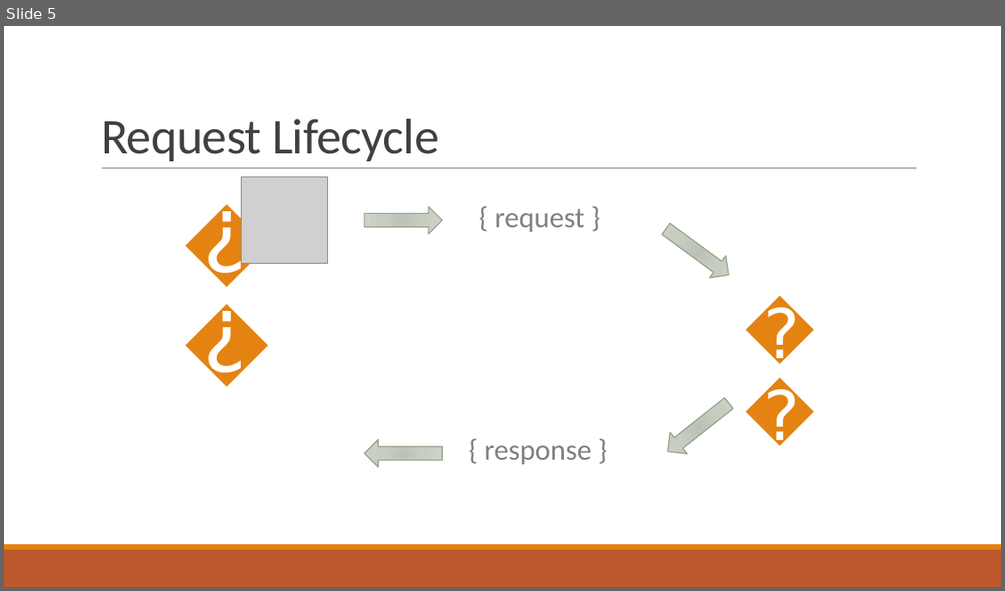
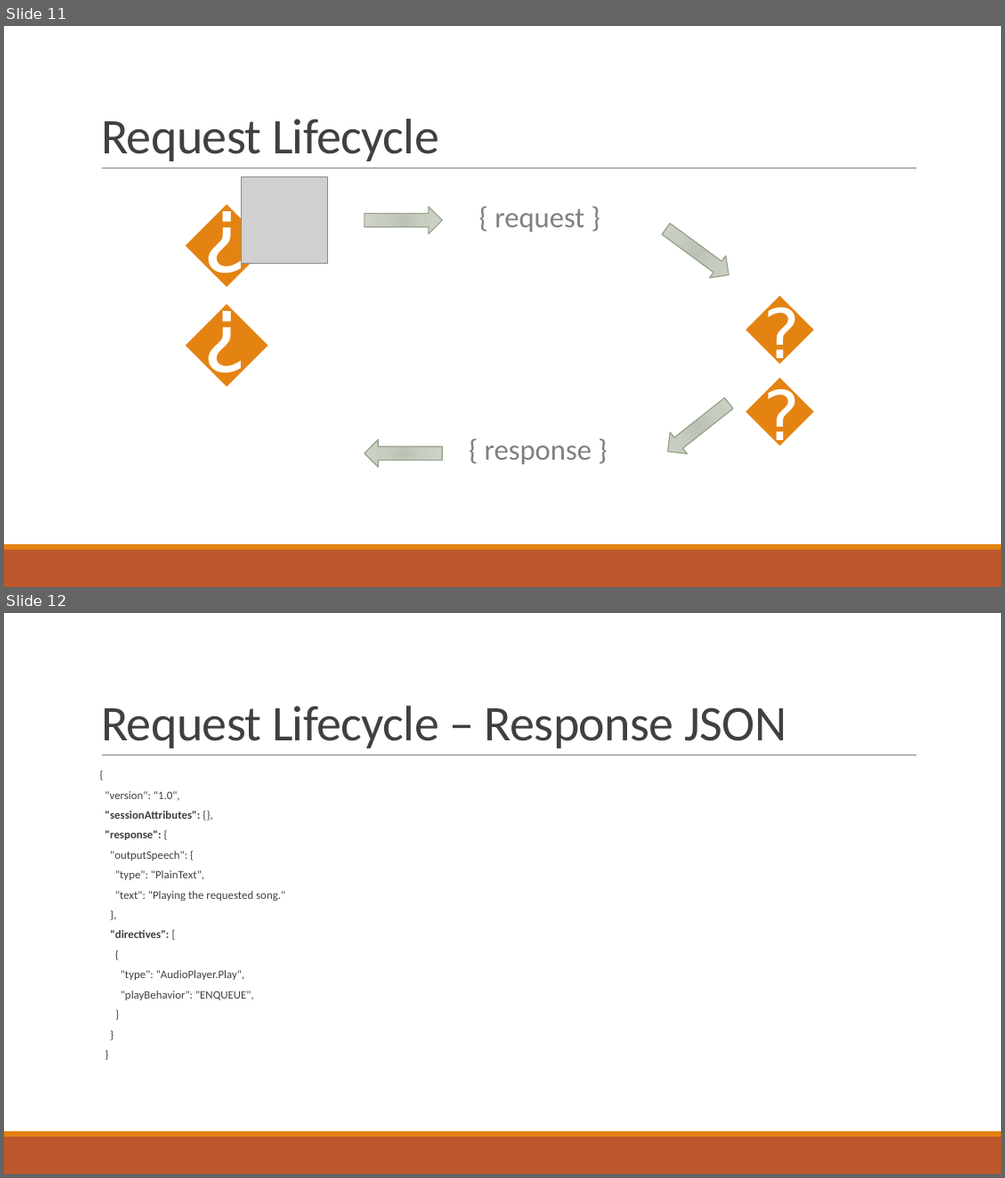
Before and after one commit to stoiveyp/DDDWales2018, a slide deck: Presentation/VoiceAndMore.pptx. Shown one above the other, each under a label of ours: slide 5 before the commit, slides 11 and 12 after it. The pictures are 1005x591 and 1005x1178 pixels, drawn with LibreOffice and Linux fonts; fonts in the diff are those of the drawing; grey boxes stand for pictures. Boxes give left, top, right and bottom in pixels: in the first picture for what was removed or moved away, otherwise in the second. Text is boxed around its words. In the diff, an @@ line names an element or a change of style, - is before the commit and + after.

```diff
--- a/Presentation/VoiceAndMore.pptx
+++ b/Presentation/VoiceAndMore.pptx
@@ slide 12 added at [4, 613, 1001, 1174], background #FFFFFF; not listed: 3 template elements that a slide beside it also shows @@
@@ title added at [101, 706, 786, 748], 48 pt, text #404040 @@
+Request Lifecycle – Response JSON
@@ text added at [105, 791, 285, 1000], 11 pt, text #404040 @@
+  {
+  "version": "1.0",
+  "sessionAttributes": {},
+  "response": {
+  "outputSpeech": {
+  "type": "PlainText",
+  "text": "Playing the requested song."
+  },
+  "directives": [
+  {
+  "type": "AudioPlayer.Play",
+  "playBehavior": "ENQUEUE",
+  }
+  }
+  }
@@ what was slide 5 is now slide 11 @@
```
Also in this commit, not shown: 3 slides changed, 14 other slides added, 1 slide removed.
